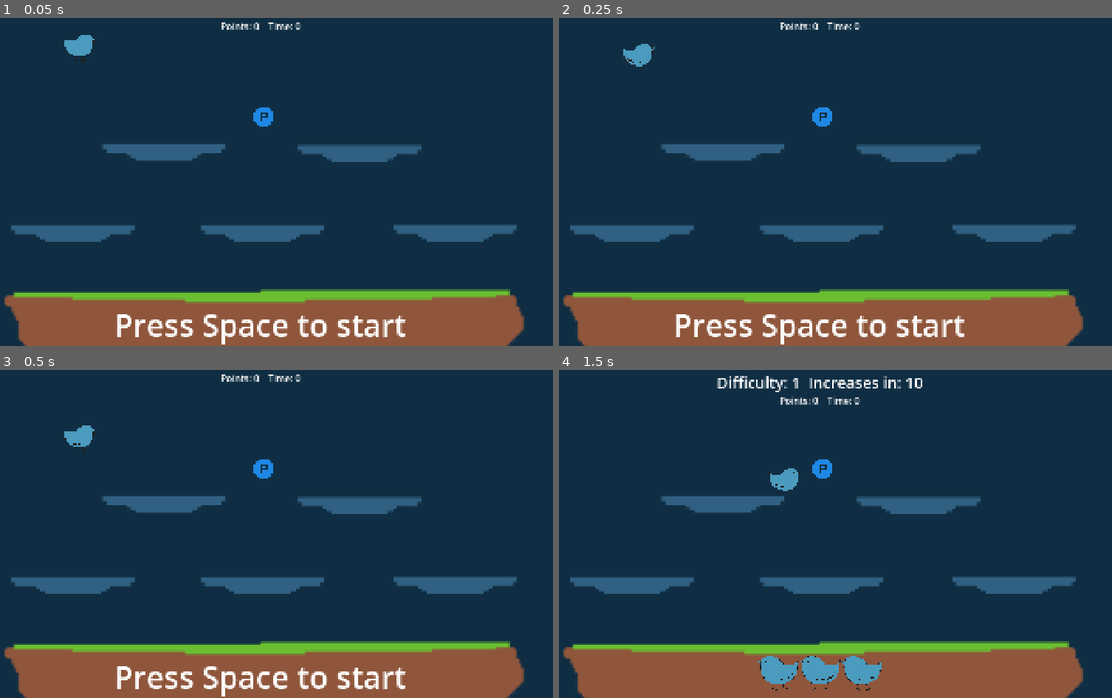
Above: before the commit, frames 1-4 (two rows, left to right).
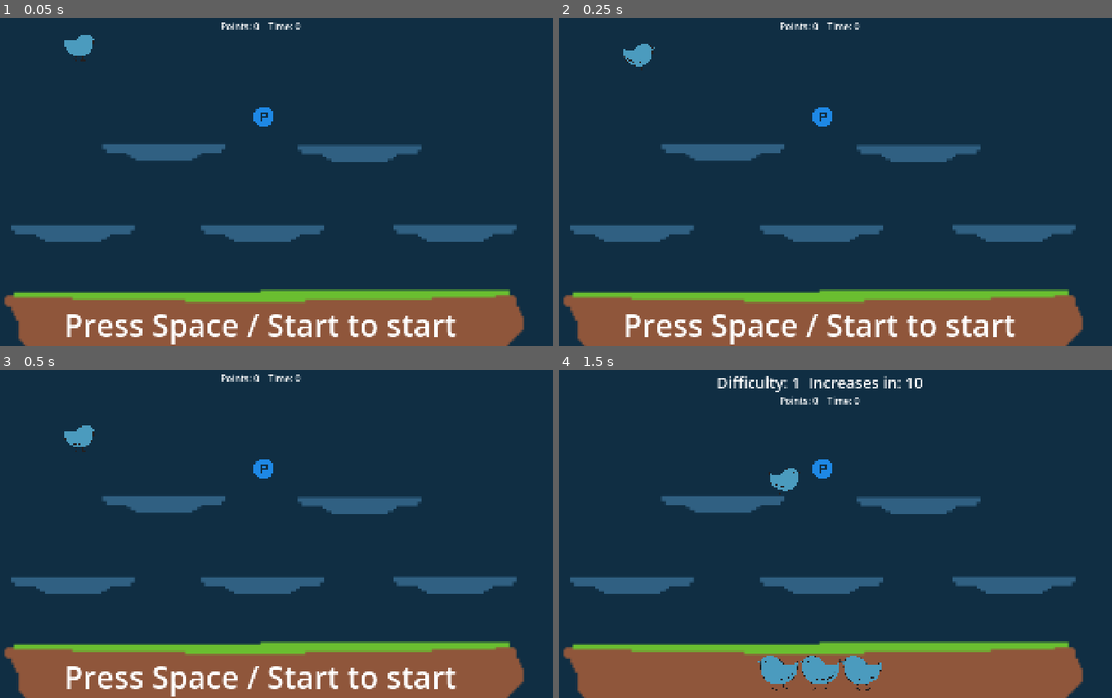
Above: after the commit, the same moments.

Repository: diegomartinezh/SmallGodotPlat
Game: Godot game, scene res://scenes/levels/testlevel.tscn
Same seed, same stepped clock (60 frames per second), same inputs: the game is played once before the commit and once after it.
Inputs:
- Up to frame 1 (0.05 s): no input
- Up to frame 2 (0.25 s): no input
- Up to frame 3 (0.5 s): no input
- Up to frame 4 (1.5 s): tap Space (start) at 0.5, 0.6, 1.35 s; hold Right (right) from 0.53 s (still down); tap Up (up) at 0.77 s

The runs differ from the first frame. In frame 1, 2.6% of the frame differs, in the area x 12-83%, y 90-100%; in frame 2, 2.6%; in frame 3, 2.6%; in frame 4, nothing differs.

Commit message:
feat: Controller support

Diff:
--- a/project.godot
+++ b/project.godot
@@ -31,26 +31,35 @@
 up={
 "deadzone": 0.2,
 "events": [Object(InputEventKey,"resource_local_to_scene":false,"resource_name":"","device":-1,"window_id":0,"alt_press …(195 unchanged characters)…
+, Object(InputEventJoypadButton,"resource_local_to_scene":false,"resource_name":"","device":-1,"button_index":1,"pressure":0.0,"pressed":true,"script":null)
+, Object(InputEventJoypadButton,"resource_local_to_scene":false,"resource_name":"","device":-1,"button_index":0,"pressure":0.0,"pressed":true,"script":null)
 ]
 }
 down={
 "deadzone": 0.2,
 "events": [Object(InputEventKey,"resource_local_to_scene":false,"resource_name":"","device":-1,"window_id":0,"alt_press …(195 unchanged characters)…
+, Object(InputEventJoypadMotion,"resource_local_to_scene":false,"resource_name":"","device":-1,"axis":1,"axis_value":1.0,"script":null)
+, Object(InputEventJoypadButton,"resource_local_to_scene":false,"resource_name":"","device":-1,"button_index":12,"pressure":0.0,"pressed":true,"script":null)
 ]
 }
 left={
 "deadzone": 0.2,
 "events": [Object(InputEventKey,"resource_local_to_scene":false,"resource_name":"","device":-1,"window_id":0,"alt_press …(195 unchanged characters)…
+, Object(InputEventJoypadMotion,"resource_local_to_scene":false,"resource_name":"","device":-1,"axis":0,"axis_value":-1.0,"script":null)
+, Object(InputEventJoypadButton,"resource_local_to_scene":false,"resource_name":"","device":-1,"button_index":13,"pressure":0.0,"pressed":true,"script":null)
 ]
 }
 right={
 "deadzone": 0.2,
 "events": [Object(InputEventKey,"resource_local_to_scene":false,"resource_name":"","device":-1,"window_id":0,"alt_press …(195 unchanged characters)…
+, Object(InputEventJoypadMotion,"resource_local_to_scene":false,"resource_name":"","device":-1,"axis":0,"axis_value":1.0,"script":null)
+, Object(InputEventJoypadButton,"resource_local_to_scene":false,"resource_name":"","device":-1,"button_index":14,"pressure":0.0,"pressed":true,"script":null)
 ]
 }
 start={
 "deadzone": 0.2,
 "events": [Object(InputEventKey,"resource_local_to_scene":false,"resource_name":"","device":-1,"window_id":0,"alt_press …(191 unchanged characters)…
+, Object(InputEventJoypadButton,"resource_local_to_scene":false,"resource_name":"","device":-1,"button_index":6,"pressure":0.0,"pressed":true,"script":null)
 ]
 }
 
--- a/scenes/levels/testlevel.tscn
+++ b/scenes/levels/testlevel.tscn
@@ -111,7 +111,8 @@
 size_flags_horizontal = 4
 size_flags_vertical = 8
 theme_override_font_sizes/font_size = 100
-text = "Press Space to start"
+text = "Press Space / Start to start"
+horizontal_alignment = 1
 
 [node name="MarginContainer2" type="MarginContainer" parent="CanvasLayer" unique_id=732412006]
 anchors_preset = 15
